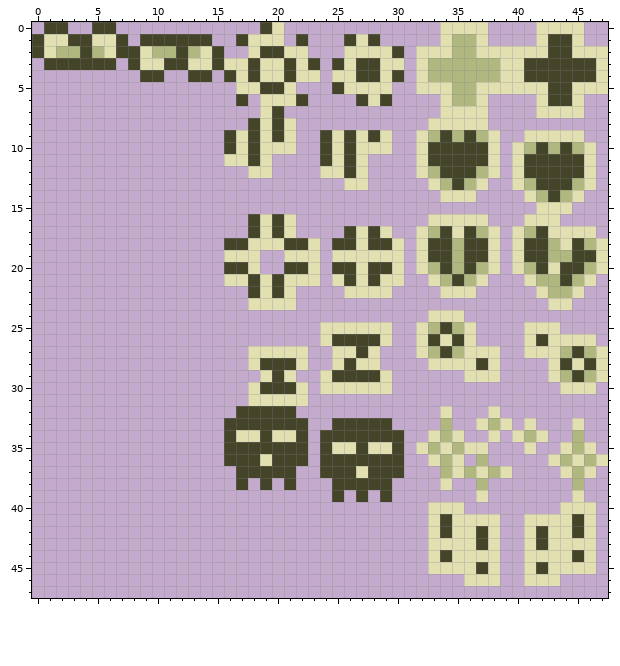
A pixel-art file gets an edit: sprites/misc_8x8.aseprite. This is how it looked before the edit.
48x48 pixels, 1 frame.
New version:
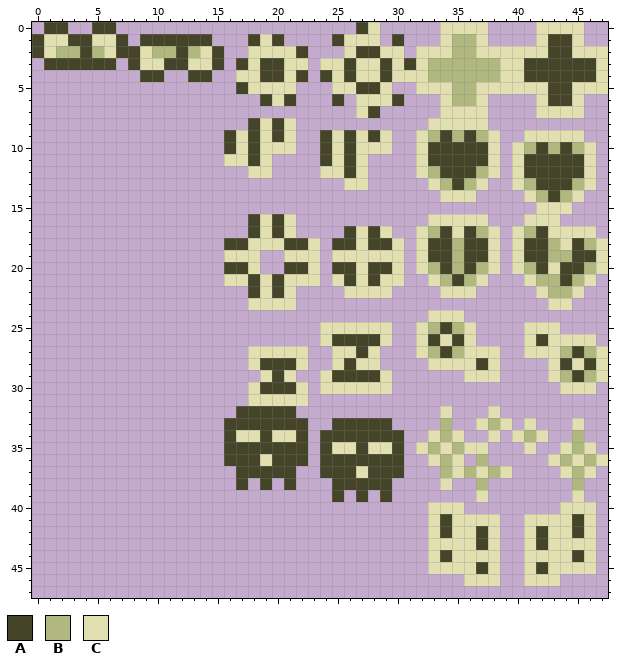
Palette (. is transparent): A #444429  B #b0b87f  C #e2dfb1
Change:
@@ x 14..33 @@
- 0 .....AC.............
- 1 A..ACCC.A...ACA.....
- 2 CA..CAACC...CCCCA.CC
- 3 CACCACCACA.ACAACC.CB
- 4 A.ACACCACC.CCAACA.CB
- 5 ...CCAAC...ACCCC..CC
- 6 ...A.CCCA....ACA....
- 7 .....CA.............
+ 0 .............AC.....
+ 1 A...ACA....ACCC.A...
+ 2 CA..CCCCA...CAACC.CC
+ 3 CA.ACAACC.CCACCACACB
+ 4 A..CCAACA.ACACCACCCB
+ 5 ...ACCCC...CCAAC..CC
+ 6 .....ACA...A.CCCA...
+ 7 .............CA.....
  8 ....ACAC...........C
